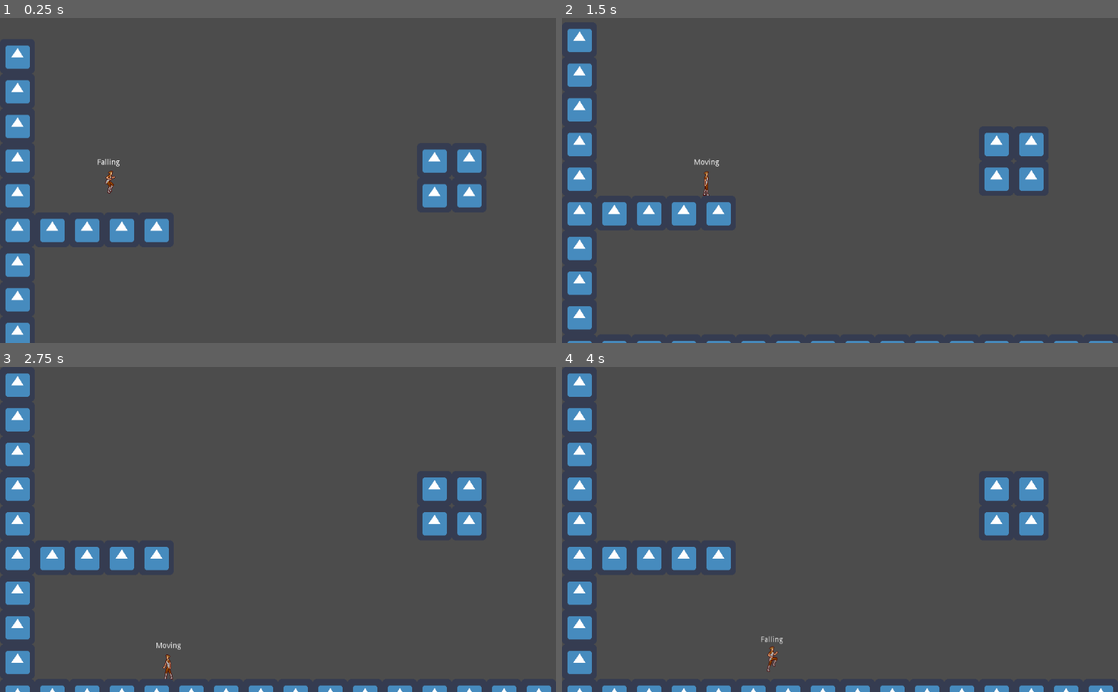
Above: before the commit, frames 1-4 (two rows, left to right).
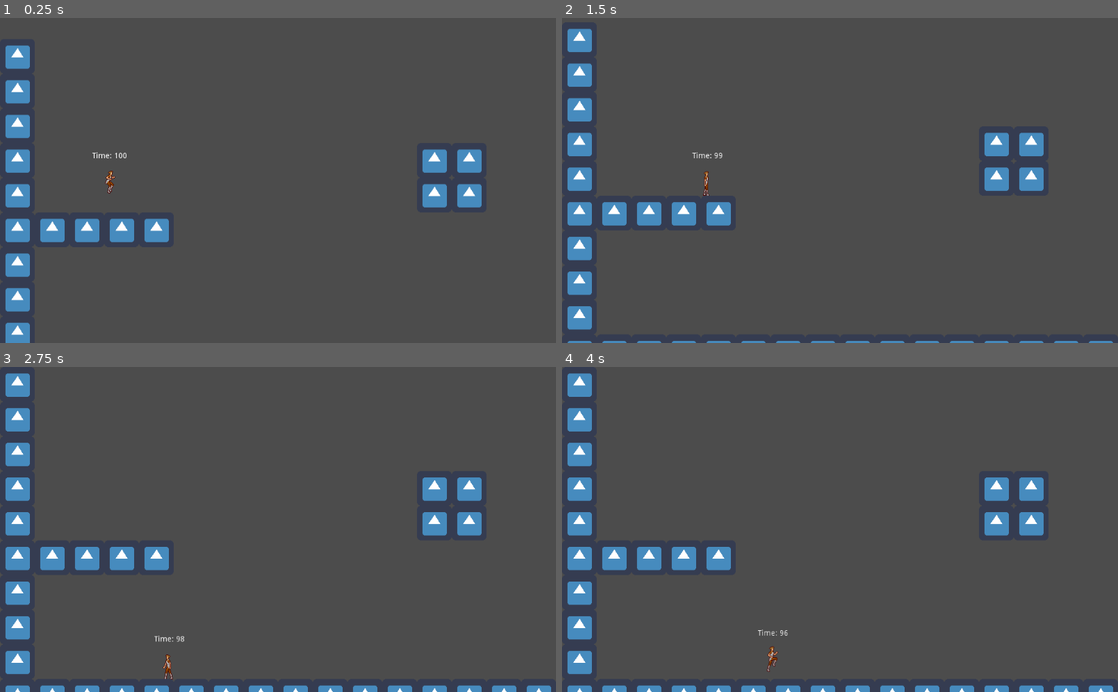
Above: after the commit, the same moments.

Repository: iammdavid/Final-Project
Game: Godot game, scene res://Game.tscn
Two runs of this game, one before a commit and one after it. Both use one fixed random seed, a clock stepped at 60 frames per second and the inputs below. The engine's default icon, where the game draws it, is replaced by a stand-in: a white triangle on a blue panel in a dark square.
Inputs:
- Up to frame 1 (0.25 s): no input
- Up to frame 2 (1.5 s): hold D (right) from 0.53 s (still down); tap Space (jump) at 0.77 s
- Up to frame 3 (2.75 s): tap Space (jump) at 1.52 s; release D (right) at 2.03 s; hold A (left) from 2.03 s (still down)
- Up to frame 4 (4 s): release A (left) at 2.78 s; hold D (right) from 2.78 s (still down); tap Space (jump) at 3.02, 3.77 s

The runs differ from the first frame. In frame 1, less than 0.1% of the frame differs, in the area x 16-23%, y 41-46%; in frame 2, less than 0.1%; in frame 3, 0.1%, in the area x 27-34%, y 82-87%; in frame 4, less than 0.1%.

Commit message:
added timer and game over

Diff:
--- a/Game.tscn
+++ b/Game.tscn
@@ -142,16 +142,20 @@
 position = Vector2( 200, 200 )
 script = ExtResource( 3 )
 
-[node name="State" type="Label" parent="Player"]
-margin_left = -50.0
-margin_top = -40.0
-margin_right = 50.0
-margin_bottom = -26.0
+[node name="Countdown" type="Label" parent="Player"]
+margin_left = -36.1863
+margin_top = -64.0167
+margin_right = 40.8137
+margin_bottom = -26.0167
 align = 1
 valign = 1
 __meta__ = {
 "_edit_use_anchors_": false
 }
+
+[node name="Timer" type="Timer" parent="Player"]
+process_mode = 0
+autostart = true
 
 [node name="AnimatedSprite" type="AnimatedSprite" parent="Player"]
 frames = SubResource( 14 )
@@ -189,3 +193,7 @@
 tile_set = SubResource( 19 )
 format = 1
 tile_data = PoolIntArray( 0, 0, 0, 58, 0, 0, 65536, 0, 0, 65594, 0, 0, 131072, 0, 0, 131124, 0, 0, 131130, 0, 0, 196608 …(1576 unchanged characters)…
+
+[node name="AudioStreamPlayer" type="AudioStreamPlayer" parent="."]
+
+[connection signal="timeout" from="Player/Timer" to="Player" method="_on_Timer_timeout"]
--- a/Player/Player.gd
+++ b/Player/Player.gd
@@ -17,7 +17,10 @@
 export var leap_speed = 5
 export var max_leap = 200
 
+var timer = 100
 
+func _on_Timer_timeout():
+	timer -= 1
 
 func _physics_process(_delta):
 	velocity.x = clamp(velocity.x,-max_move,max_move)
@@ -25,8 +28,11 @@
 	if direction < 0 and not $AnimatedSprite.flip_h: $AnimatedSprite.flip_h = true
 	if direction > 0 and $AnimatedSprite.flip_h: $AnimatedSprite.flip_h = false
 
-	if $State.text != SM.state_name:
-		$State.text = SM.state_name
+
+	$Countdown.text = "Time: " + str(timer)
+
+	if timer <= 0:
+		get_tree().change_scene("res://UI/Game_Over.tscn")
 
 func set_direction(d):
 	direction = d
--- /dev/null
+++ b/UI/Game_Over.gd
@@ -0,0 +1,8 @@
+extends Control
+
+func _on_Restart_pressed():
+	get_tree().change_scene("res://Game.tscn")
+
+
+func _on_Quit_pressed():
+	get_tree().quit()
--- /dev/null
+++ b/UI/Game_Over.tscn
@@ -0,0 +1,64 @@
+[gd_scene load_steps=4 format=2]
+
+[ext_resource path="res://UI/Game_Over.gd" type="Script" id=1]
+[ext_resource path="res://Assets/BloodstainPersonalUseBold-1GM30.ttf" type="DynamicFontData" id=2]
+
+[sub_resource type="DynamicFont" id=1]
+size = 64
+font_data = ExtResource( 2 )
+
+[node name="Game_Over" type="Control"]
+anchor_right = 1.0
+anchor_bottom = 1.0
+script = ExtResource( 1 )
+__meta__ = {
+"_edit_use_anchors_": false
+}
+
+[node name="ColorRect" type="ColorRect" parent="."]
+margin_left = -447.0
+margin_top = -180.0
+margin_right = 1746.0
+margin_bottom = 975.0
+size_flags_horizontal = 3
+size_flags_vertical = 3
+color = Color( 0, 0, 0, 1 )
+__meta__ = {
+"_edit_use_anchors_": false
+}
+
+[node name="Label" type="Label" parent="."]
+margin_left = 250.0
+margin_top = 100.0
+margin_right = 750.0
+margin_bottom = 300.0
+custom_fonts/font = SubResource( 1 )
+custom_colors/font_color = Color( 1, 1, 1, 1 )
+custom_colors/font_outline_modulate = Color( 1, 1, 1, 1 )
+custom_colors/font_color_shadow = Color( 1, 1, 1, 1 )
+text = "Game Over"
+align = 1
+valign = 1
+__meta__ = {
+"_edit_use_anchors_": false
+}
+
+[node name="Restart" type="Button" parent="."]
+margin_left = 425.0
+margin_top = 275.0
+margin_right = 575.0
+margin_bottom = 325.0
+text = "Restart"
+
+[node name="Quit" type="Button" parent="."]
+margin_left = 425.0
+margin_top = 350.0
+margin_right = 575.0
+margin_bottom = 400.0
+text = "Quit"
+__meta__ = {
+"_edit_use_anchors_": false
+}
+
+[connection signal="pressed" from="Restart" to="." method="_on_Restart_pressed"]
+[connection signal="pressed" from="Quit" to="." method="_on_Quit_pressed"]
--- a/project.godot
+++ b/project.godot
@@ -21,6 +21,12 @@
 [autoload]
 
 Global="*res://Global.gd"
+
+[display]
+
+window/size/resizable=false
+window/size/fullscreen=true
+window/size/always_on_top=true
 
 [input]
 
Binary file added: Assets/BloodstainPersonalUseBold-1GM30.ttf
